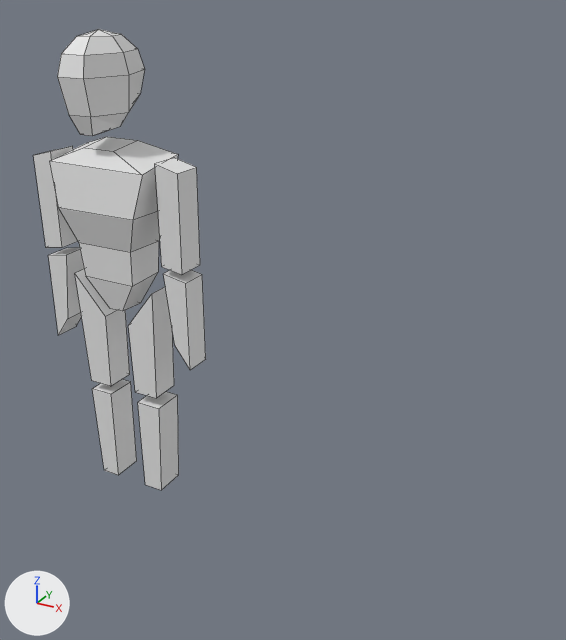
What one commit did to the Blender file resin/human2_male.blend.
One viewpoint serves both versions: a 50 mm lens placed at (1.15, -1.314, 1.183), pointed at (0.425, 0.004, 0.524). Lighting does not change. The marker at lower left points along +X, +Y and +Z. Mesh edges are drawn as thin lines. The same objects are shown in both versions, whatever each file hides. Materials are left out; every surface is plain grey.

Names of what the first picture shows: 'g0', 'g1_humanMale'.
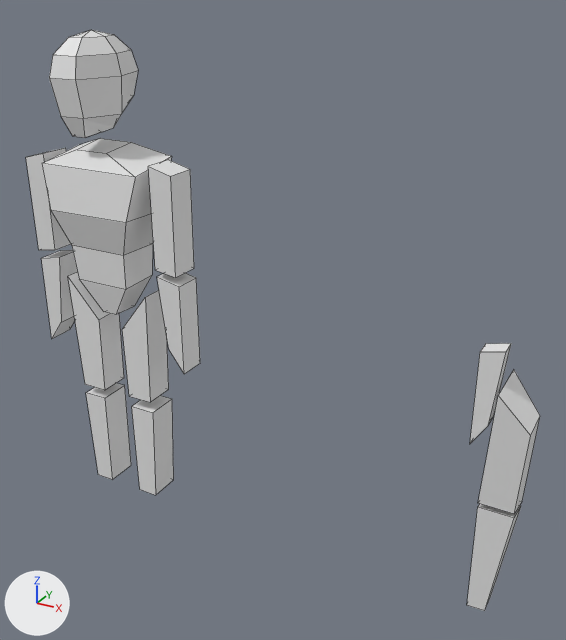
What changed in the scene script:
```text
Change me_g0:
    where me_g0.from_pydata(...)  # 56 vertices, 46 faces; spans x -0.194..0.205, y 0.365..0.856, z -0.064..0.073
    used by ob_g0; location = (0.0, 0.0, 0.0); rotation_euler = (1.571, 0.0, 0.0), in degrees (90, 0, 0)
    verts and faces of me_g0; kept vertices keep their numbers, new ones are numbered from 56
    me_g0 part 1: the loose piece of 8 vertices spanning x 0.147..0.205, y 0.367..0.589, z -0.032..0.031 is copied, and the copy is scaled about its middle by (-0.773, 0.92, 0.599), then moved by (0.697, 0.001, 0.002); it spans x 0.85..0.895, y 0.378..0.581, z -0.017..0.02
    me_g0 part 2
    add verts[56] = (0.881, 0.234, -0.038)
    add verts[57] = (0.881, 0.251, 0.028)
    add verts[58] = (0.881, 0.245, -0.038)
    add verts[59] = (0.881, 0.262, 0.032)
    add for new, old in zip([*range(60, 64)], [*range(56, 60)]): verts[new] = verts[old] + (0.069, 0.0, 0.0)
    add verts[64] = (0.918, 0.003, 0.022)
    add verts[65] = (0.882, 0.001, 0.022)
    add verts[66] = (0.882, 0.001, -0.022)
    add verts[67] = (0.918, 0.003, -0.022)  # pixel (489, 605)
    add verts[68] = (0.96, 0.44, 0.04)
    add verts[69] = (0.96, 0.44, -0.038)
    add verts[70] = (0.897, 0.509, -0.063)
    add verts[71] = (0.897, 0.509, 0.049)
    add faces += [(64, 65, 66, 67), (56, 57, 61, 60), (57, 65, 64, 61), (56, 60, 67, 66), (60, 61, 64, 67), (56, 66, 65, 57)]
    add faces += [(58, 62, 63, 59), (68, 69, 70, 71), (58, 70, 69, 62), (59, 63, 68, 71), (58, 59, 71, 70), (62, 69, 68, 63)]
Change ob_g1_humanmale:
    ob_g1_humanmale.location: (0.0, 0.0, 0.0) -> (0.0, -0.023, 0.0)
Change ob_g0:
    ob_g0.location: (0.0, 0.0, 0.0) -> (0.0, -0.023, 0.0)
```

Location of each change, [x1, y1, x2, y2] in pixels of the pictures (566 x 640 px):
'g0', reshaped, moved (196% wider, 103% taller)
    before: [33, 137, 206, 370]
    after: [26, 138, 540, 611]
'g1_humanMale', moved
    before: [57, 29, 179, 490]
    after: [49, 30, 174, 495]
part 1 of me_g0, added
    after: [470, 343, 511, 443]
part 2 of me_g0, added
    after: [467, 370, 540, 611]
